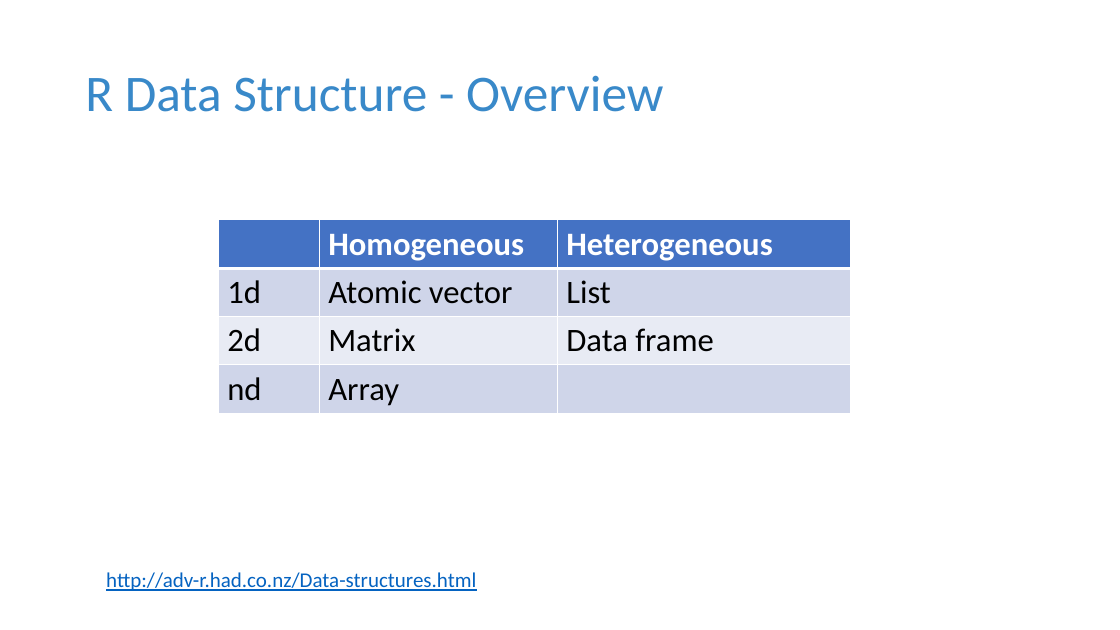
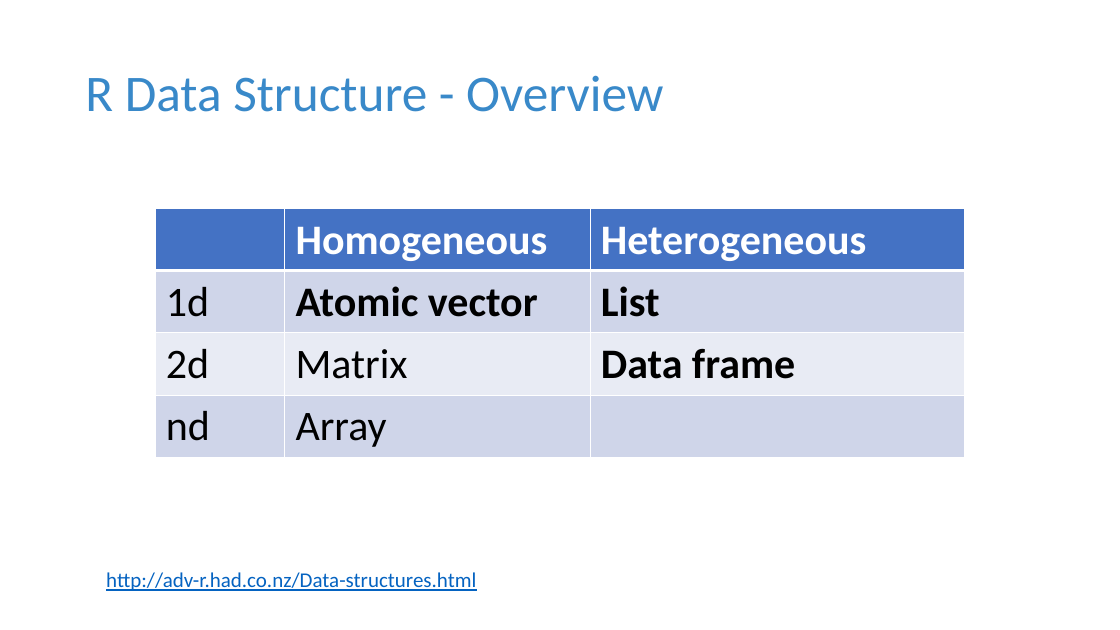
Before and after one commit to tdmdal/r-workshop-researchers, a slide deck: slide 12 of r_intro_researchers.pptx. Drawn at 1120x630 pixels with LibreOffice and Linux fonts; fonts in the diff are those of the drawing. Boxes give left, top, right and bottom in pixels: in the first picture for what was removed or moved away, otherwise in the second. Text is boxed around its words. In the diff, an @@ line names an element or a change of style, - is before the commit and + after.

```diff
--- a/r_intro_researchers.pptx
+++ b/r_intro_researchers.pptx
@@ table at bbox=[155, 208, 965, 454] @@
@@ size 28 to 36 pt @@
@@ bold on in "Atomic vector", "List", "Data frame" @@
@@ table: place and size @@
-table at bbox=[219, 220, 850, 411]
+table at bbox=[155, 208, 965, 454]
```
Also in this commit, not shown: 7 other slides changed, 5 slides added, 2 other files.
